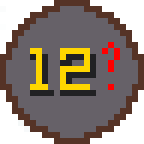
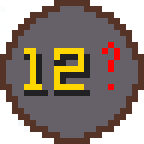
Layered file, before and after one edit (144×144). Changes by layer:
painted on "Background" over [24, 48, 96, 96]
